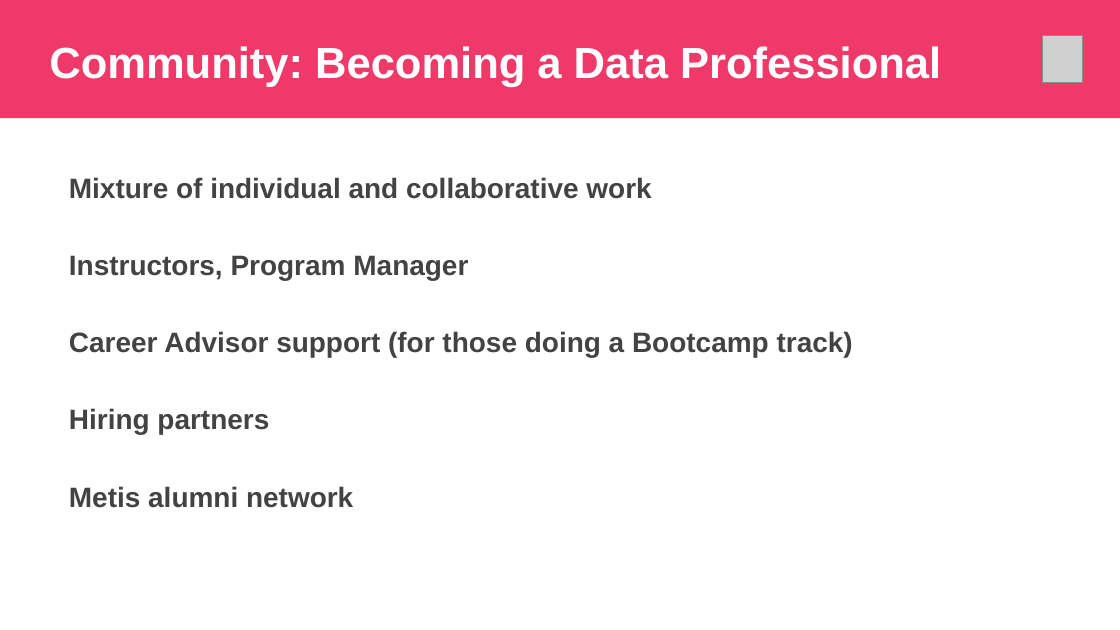
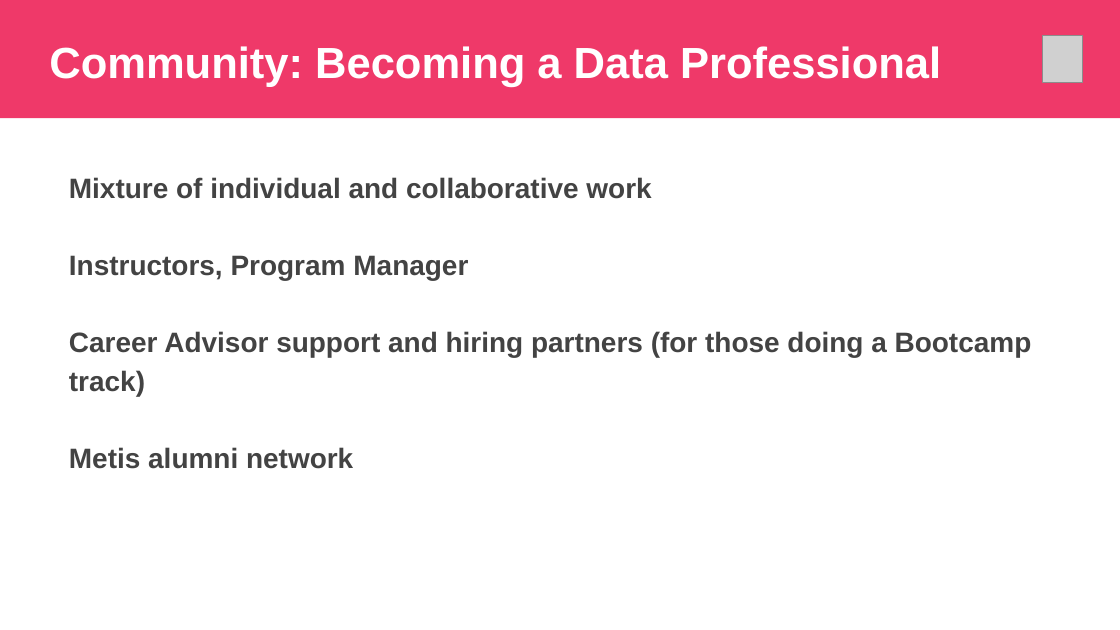
Before and after one commit to thisismetis/Metis_Fundamentals, a slide deck: slide 19 of metis_intro/Metis_Intro.pptx. Drawn at 1120x630 pixels with LibreOffice and Linux fonts; fonts in the diff are those of the drawing; grey boxes stand for pictures. Boxes give left, top, right and bottom in pixels: in the first picture for what was removed or moved away, otherwise in the second. Text is boxed around its words. In the diff, an @@ line names an element or a change of style, - is before the commit and + after.

```diff
--- a/metis_intro/Metis_Intro.pptx
+++ b/metis_intro/Metis_Intro.pptx
@@ text at (69, 331, 1032, 396): text changed @@
-Career Advisor support (for those doing a Bootcamp track)
-Hiring partners
+Career Advisor support and hiring partners (for those doing a Bootcamp track)
```
Also in this commit, not shown: 1 other slide changed, 1 other file.
